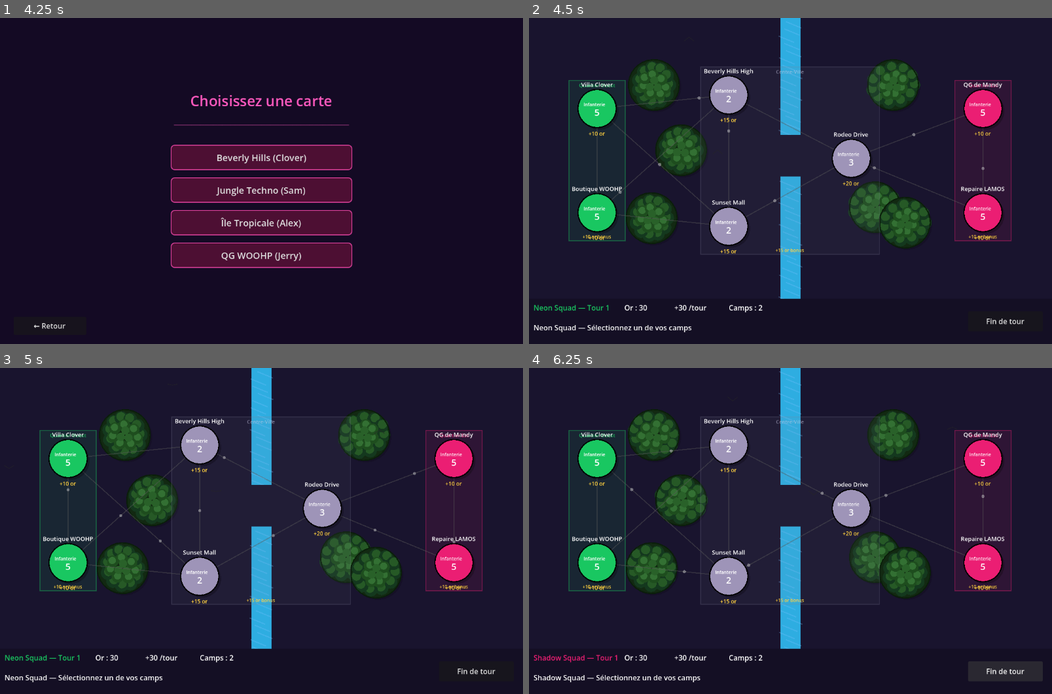
Above: before the commit, frames 1-4 (two rows, left to right).
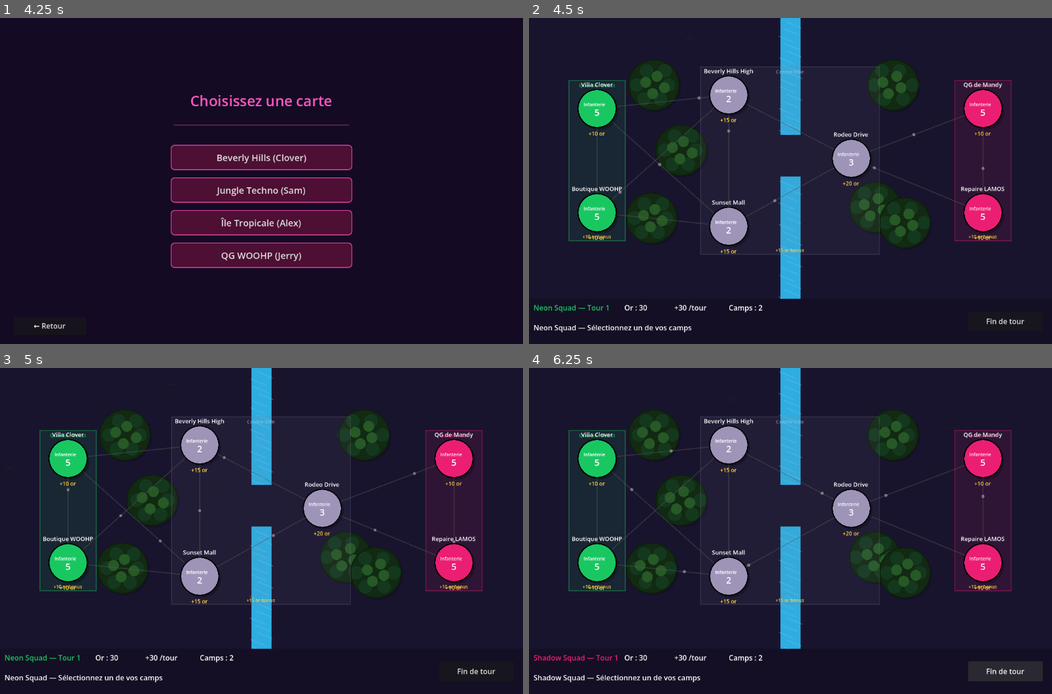
Above: after the commit, the same moments.

Repository: haninitz/2PROJ
Game: Godot game, scene res://scenes/Main.tscn
Same seed, same stepped clock (60 frames per second), same inputs: the game is played once before the commit and once after it.
Inputs:
- Up to frame 1 (4.25 s): click "JOUER" at 0.5 s; click "Fin de tour" at 1.25 s; click "2 Joueurs" at 2 s; click "Neon Squad" at 2.75 s; click "Shadow Squad" at 3.5 s
- Up to frame 2 (4.5 s): click "Beverly Hills (Clover)" at 4.25 s
- Up to frame 3 (5 s): no input
- Up to frame 4 (6.25 s): click "Fin de tour" at 5 s; click "Fin de tour" at 5.75 s

Frame 1 is identical in both runs. In frame 2, 2.5% of the frame differs, in the area x 18-77%, y 12-71%; in frame 3, 2.5%; in frame 4, 2.6%.

Commit message:
Optimisation du rendu : allègement des vagues et forêts
Réduction de ~70% des draw calls par frame pour améliorer les
performances sur Intel HD Graphics. Les effets visuels sont conservés.

Diff:
--- a/scripts/Renderer.gd
+++ b/scripts/Renderer.gd
@@ -68,39 +68,28 @@
 	if game_over:
 		canvas.draw_rect(Rect2(0, 0, WIN_W, MAP_H), Color(0, 0, 0, 0.45))
 
-# ── 3 couches de vagues ───────────────────────────────────────────────────────
+# ── Vagues simplifiées (10 bandes au lieu de ~4000 lignes) ───────────────────
 func _draw_waves(canvas: Node2D, t: float) -> void:
-	var y = 20
-	while y < MAP_H:
+	for i in range(10):
+		var y = 30.0 + i * 58.0
 		var x = 0
-		while x < WIN_W - 16:
-			var y1 = y + sin(x * 0.014 + t * 0.85 + y * 0.018) * 14.0
-			var y2 = y + sin((x+16) * 0.014 + t * 0.85 + y * 0.018) * 14.0
-			canvas.draw_line(Vector2(x, y1), Vector2(x+16, y2), Color(0.28, 0.55, 0.95, 0.32), 2.0)
-			x += 16
-		y += 28
-	y = 34
-	while y < MAP_H:
+		while x < WIN_W - 48:
+			var y1 = y + sin(x * 0.014 + t * 0.85 + i * 0.6) * 13.0
+			var y2 = y + sin((x + 48) * 0.014 + t * 0.85 + i * 0.6) * 13.0
+			canvas.draw_line(Vector2(x, y1), Vector2(x + 48, y2), Color(0.28, 0.55, 0.95, 0.28), 1.8)
+			x += 48
+	for i in range(6):
+		var y = 50.0 + i * 90.0
 		var x = 0
-		while x < WIN_W - 14:
-			var y1 = y + sin(x * 0.028 + t * 2.1 + y * 0.013) * 7.0
-			var y2 = y + sin((x+14) * 0.028 + t * 2.1 + y * 0.013) * 7.0
-			canvas.draw_line(Vector2(x, y1), Vector2(x+14, y2), Color(0.60, 0.82, 1.00, 0.18), 1.5)
-			x += 14
-		y += 28
-	y = 12
-	while y < MAP_H:
-		var x = 0
-		while x < WIN_W - 20:
-			var y1 = y + sin(x * 0.008 + t * 0.45 + y * 0.030) * 20.0
-			var y2 = y + sin((x+20) * 0.008 + t * 0.45 + y * 0.030) * 20.0
-			canvas.draw_line(Vector2(x, y1), Vector2(x+20, y2), Color(0.18, 0.38, 0.75, 0.15), 3.0)
-			x += 20
-		y += 56
+		while x < WIN_W - 64:
+			var y1 = y + sin(x * 0.008 + t * 0.45 + i * 1.1) * 18.0
+			var y2 = y + sin((x + 64) * 0.008 + t * 0.45 + i * 1.1) * 18.0
+			canvas.draw_line(Vector2(x, y1), Vector2(x + 64, y2), Color(0.18, 0.38, 0.75, 0.13), 2.5)
+			x += 64
 
 # ── Cercles d'ondes qui s'élargissent et s'effacent ──────────────────────────
 func _draw_water_ripples(canvas: Node2D, t: float) -> void:
-	for i in range(10):
+	for i in range(5):
 		var cx = float((i * 211 + 89) % WIN_W)
 		var cy = float((i * 127 + 53) % MAP_H)
 		var phase = fmod(t * 0.7 + i * 1.88, TAU)
@@ -112,7 +101,7 @@
 
 # ── Écume flottante (taille variée) ──────────────────────────────────────────
 func _draw_water_foam(canvas: Node2D, t: float) -> void:
-	for i in range(40):
+	for i in range(20):
 		var bx = float((i * 173 + 47) % WIN_W)
 		var by = float((i * 97  + 31) % MAP_H)
 		var fx = bx + sin(t * 0.85 + i * 1.4) * 20.0
@@ -133,36 +122,26 @@
 				Color(0.45, 0.75, 1.00, 0.30), 2.5)
 		y += 16
 
-# ── Forêt dense : 3 anneaux d'arbres à balancement individuel ────────────────
+# ── Forêt : 2 anneaux allégés ────────────────────────────────────────────────
 func _draw_forest(canvas: Node2D, fp: Vector2, t: float) -> void:
-	# ombre au sol
 	canvas.draw_circle(fp + Vector2(4, 4), 56, Color(0, 0, 0, 0.18))
-	# base sombre
 	canvas.draw_circle(fp, 56, Color(0.07, 0.16, 0.07))
 
-	# anneau extérieur — 11 arbres
-	for i in range(11):
-		var angle = i * TAU / 11.0
+	# anneau extérieur — 6 arbres (au lieu de 11)
+	for i in range(6):
+		var angle = i * TAU / 6.0
 		var sway  = sin(t * 1.2 + fp.x * 0.007 + i * 0.57) * 5.5
-		var tp    = fp + Vector2(cos(angle) * 40.0 + sway, sin(angle) * 38.0)
+		var tp    = fp + Vector2(cos(angle) * 38.0 + sway, sin(angle) * 36.0)
 		canvas.draw_circle(tp, 15, C_FOREST)
-		canvas.draw_circle(tp + Vector2(sway * 0.4, -3), 10, Color(0.15, 0.35, 0.15))
-
-	# anneau intermédiaire — 7 arbres
-	for i in range(7):
-		var angle = i * TAU / 7.0 + 0.3
+
+	# anneau intérieur — 4 arbres (au lieu de 7)
+	for i in range(4):
+		var angle = i * TAU / 4.0 + 0.3
 		var sway  = sin(t * 1.5 + fp.x * 0.007 + i * 0.80) * 4.0
-		var tp    = fp + Vector2(cos(angle) * 24.0 + sway, sin(angle) * 22.0)
-		canvas.draw_circle(tp, 13, Color(0.12, 0.30, 0.12))
-		canvas.draw_circle(tp + Vector2(sway * 0.3, -2), 8, Color(0.20, 0.44, 0.20))
-
-	# centre — 3 petits arbres
-	for i in range(3):
-		var angle = i * TAU / 3.0 + t * 0.08
-		var tp    = fp + Vector2(cos(angle) * 10.0, sin(angle) * 10.0)
-		canvas.draw_circle(tp, 9, Color(0.16, 0.38, 0.16))
-
-	canvas.draw_arc(fp, 56, 0, TAU, 32, Color(0.04, 0.12, 0.04), 2.5)
+		var tp    = fp + Vector2(cos(angle) * 22.0 + sway, sin(angle) * 20.0)
+		canvas.draw_circle(tp, 12, Color(0.15, 0.35, 0.15))
+
+	canvas.draw_arc(fp, 56, 0, TAU, 24, Color(0.04, 0.12, 0.04), 2.0)
 
 # ── Oiseaux qui traversent la carte ──────────────────────────────────────────
 func _draw_birds(canvas: Node2D, t: float) -> void:
